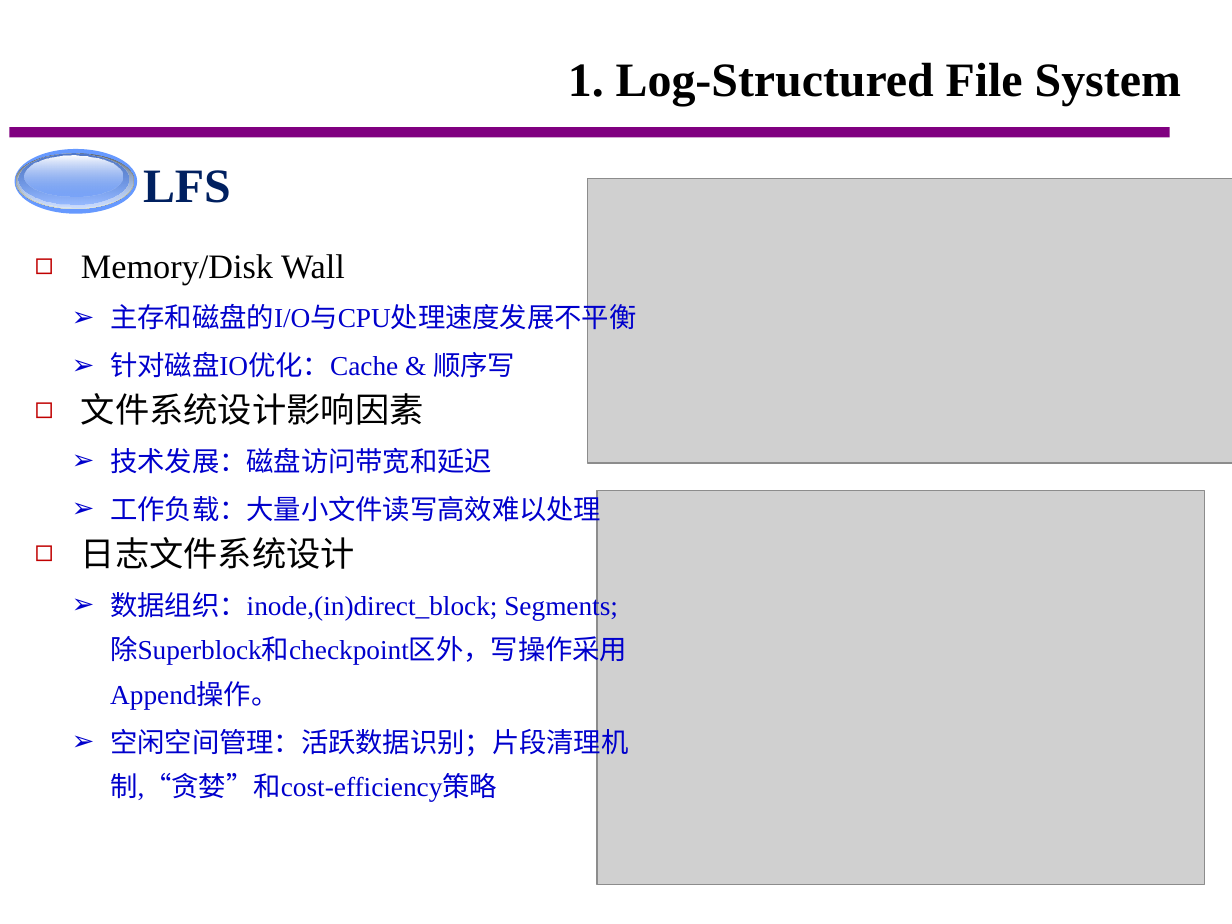
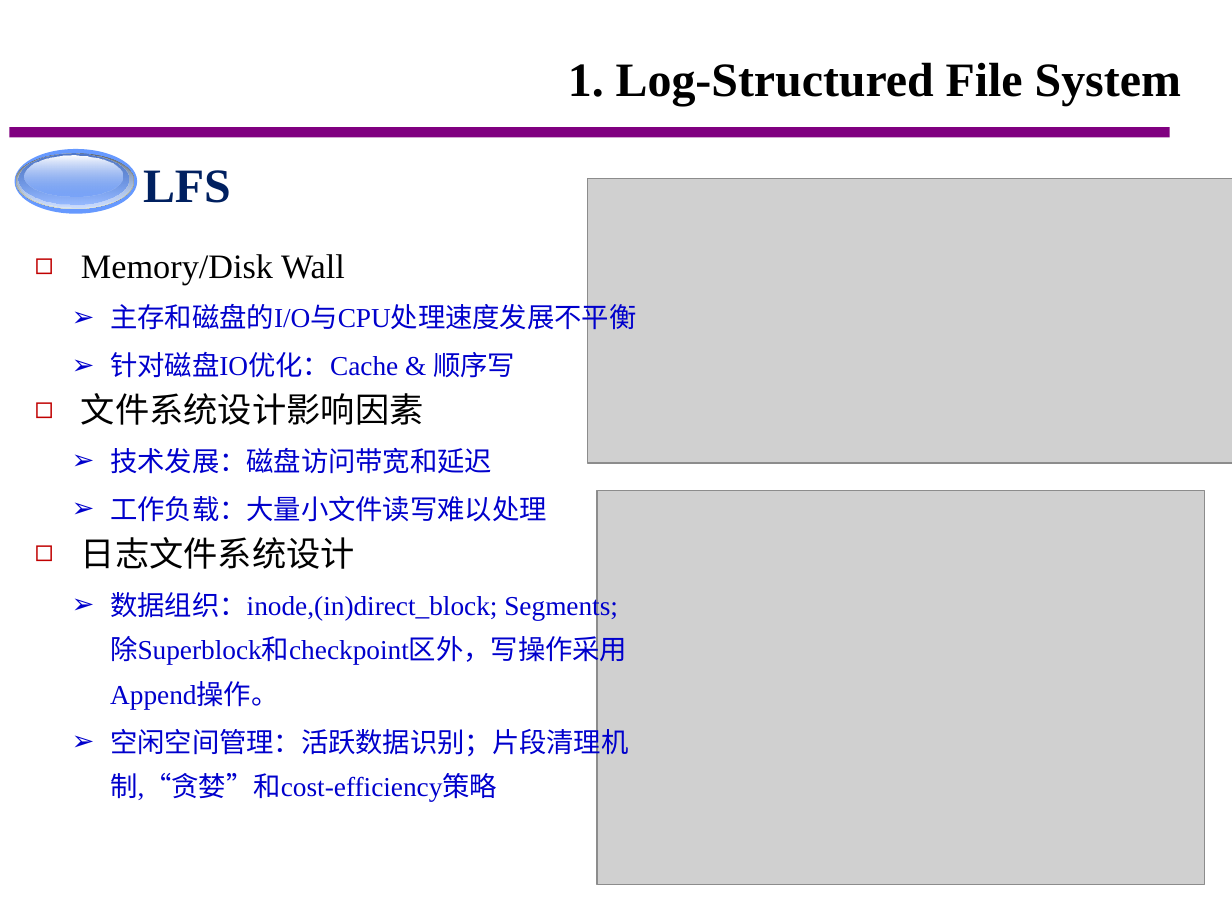
Before and after one commit to uerfan/2018-AOS-Class, a slide deck: slide 3 of 个人展示-李飞-2017210826.pptx. Drawn at 1232x924 pixels with LibreOffice and Linux fonts; fonts in the diff are those of the drawing; grey boxes stand for pictures; background and template pictures are left out. Boxes give left, top, right and bottom in pixels: in the first picture for what was removed or moved away, otherwise in the second. Text is boxed around its words. In the diff, an @@ line names an element or a change of style, - is before the commit and + after.

```diff
--- a/个人展示-李飞-2017210826.pptx
+++ b/个人展示-李飞-2017210826.pptx
@@ text at (110,496,546,522): text changed @@
-  ➢ 工作负载：大量小文件读写高效难以处理
+  ➢ 工作负载：大量小文件读写难以处理
```
Also in this commit, not shown: 1 other slide changed, 1 slide added, 1 other file.
